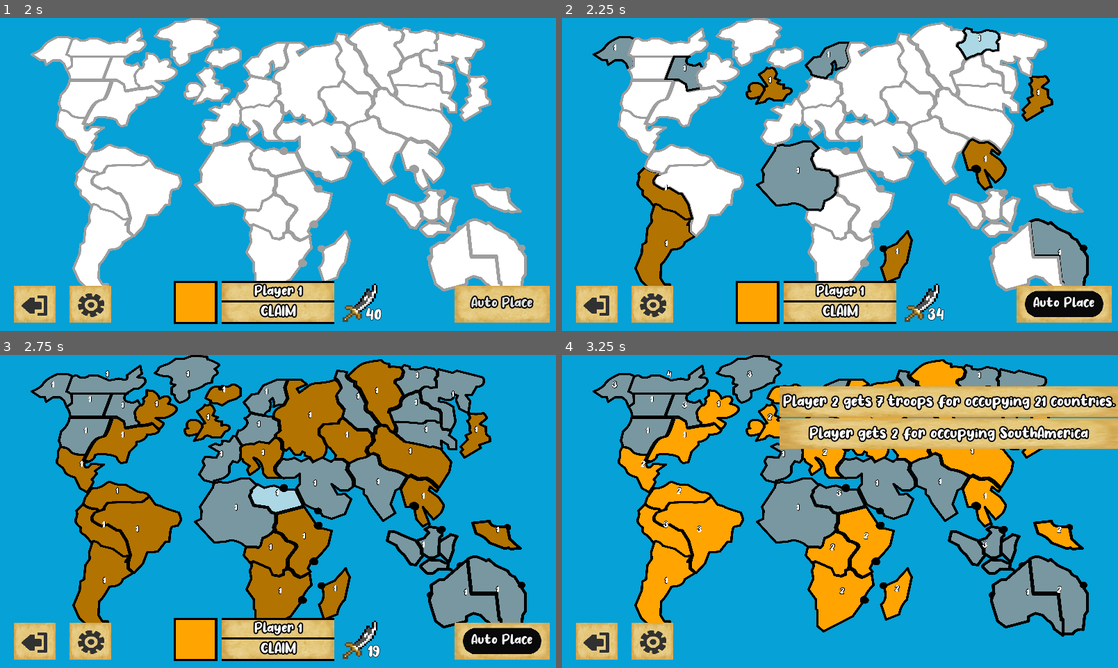
Above: before the commit, frames 1-4 (two rows, left to right).
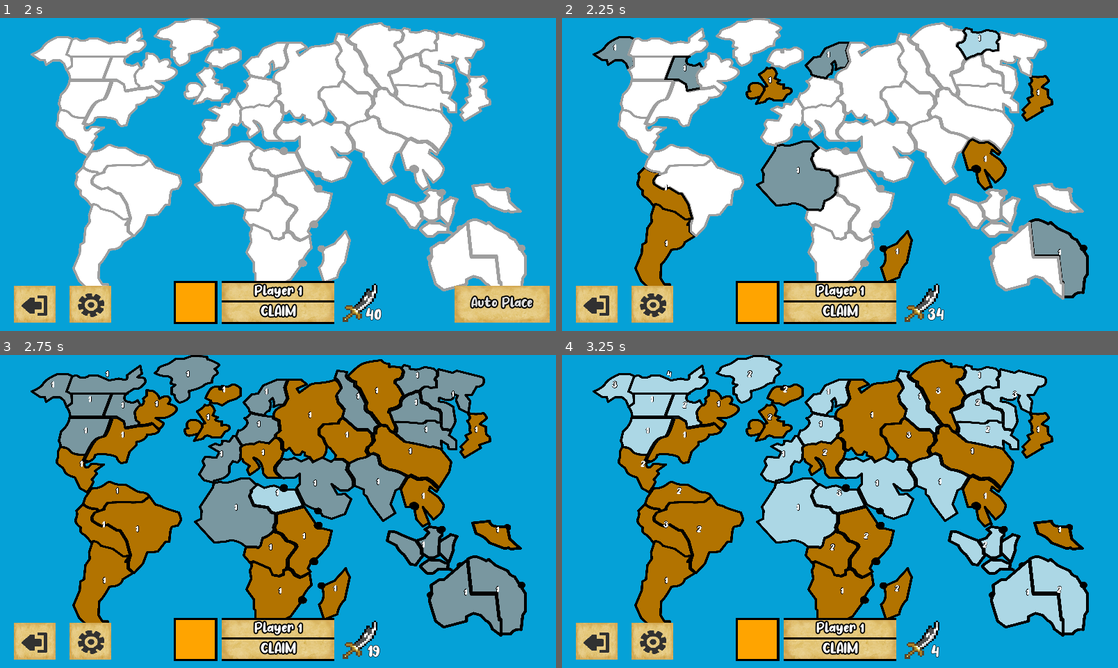
Above: after the commit, the same moments.

Repository: argosopentech/Conquest
Game: Godot game, scene res://Source/Main/Main.tscn
Same seed, same stepped clock (60 frames per second), same inputs: the game is played once before the commit and once after it.
Inputs (mouse positions are in pixels of both pictures, inside the frame that each line leads up to):
- Up to frame 1 (2 s): click "Play" at 0.5 s; click "Yes" at 1.25 s
- Up to frame 2 (2.25 s): click "Auto Place" at 2 s
- Up to frame 3 (2.75 s): no input
- Up to frame 4 (3.25 s): click (1062, 639) at 2.75 s, where only the run before the commit has a clickable "Auto Place"

Frame 1 is identical in both runs. In frame 2, 2.0% of the frame differs, in the area x 81-99%, y 85-98%; in frame 3, 2.0%; in frame 4, 41%, in the area x 6-100%, y 0-98%.

Commit message:
Auto-place fix

Diff:
--- a/Source/Gameplay/Game/Game.gd
+++ b/Source/Gameplay/Game/Game.gd
@@ -76,6 +76,7 @@
 			placed = true
 
 func auto_place_turned_on():
+	auto_place_button.hide()
 	auto_place = true
 	auto_place_troops()
 
